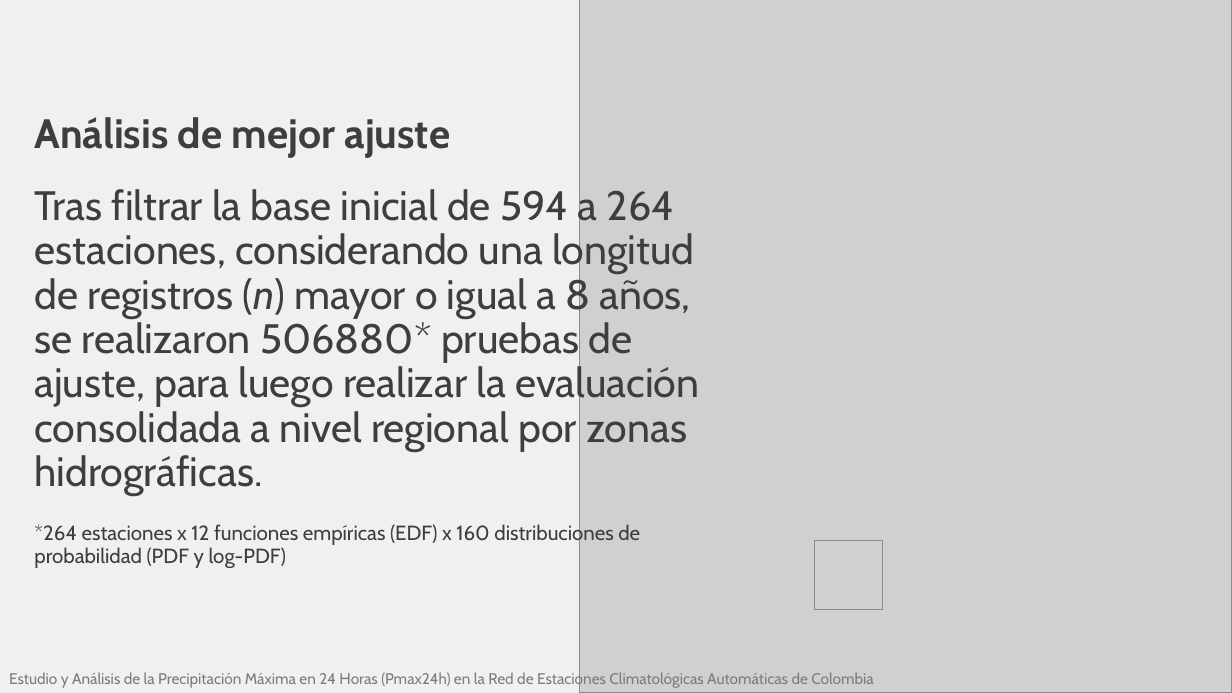
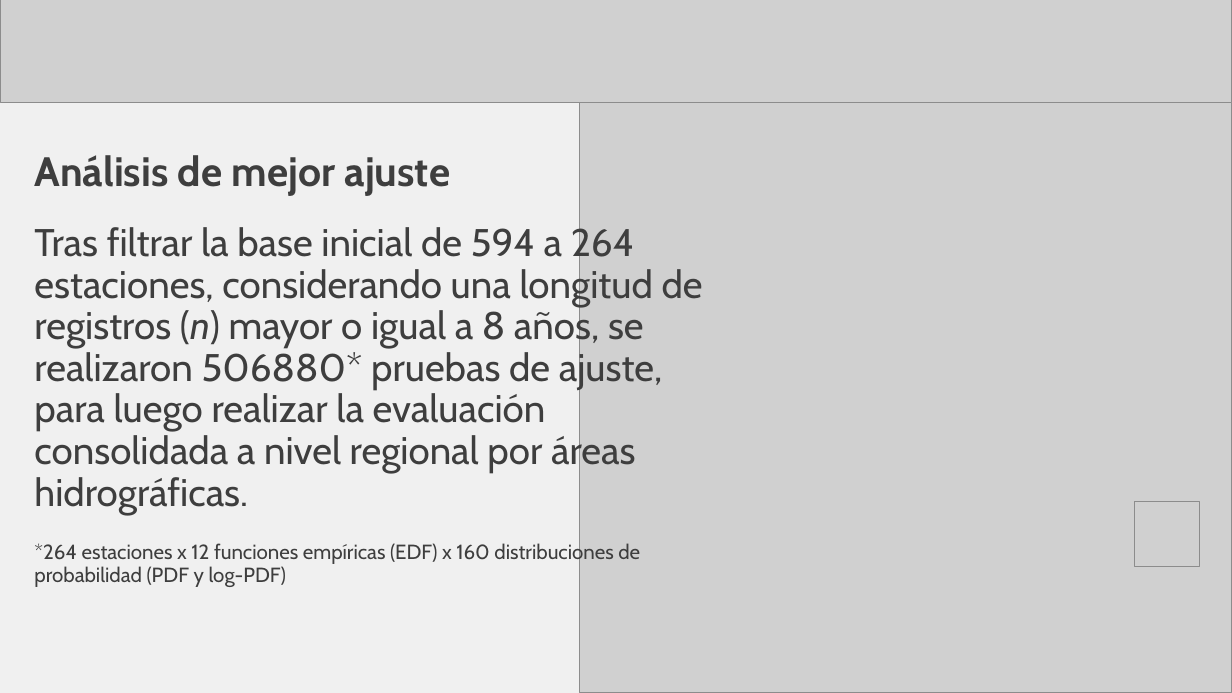
Before and after one commit to rcfdtools/R.HydroTools, a slide deck: slide 8 of tool/PMP/file/report/SCI_XXVI_SNHH26_Presentacion_PMax24HAutomColombia_v1.pptx. Drawn at 1232x693 pixels with LibreOffice and Linux fonts; fonts in the diff are those of the drawing; grey boxes stand for pictures. Boxes give left, top, right and bottom in pixels: in the first picture for what was removed or moved away, otherwise in the second. Text is boxed around its words. In the diff, an @@ line names an element or a change of style, - is before the commit and + after.

```diff
--- a/tool/PMP/file/report/SCI_XXVI_SNHH26_Presentacion_PMax24HAutomColombia_v1.pptx
+++ b/tool/PMP/file/report/SCI_XXVI_SNHH26_Presentacion_PMax24HAutomColombia_v1.pptx
@@ picture added at bbox=[0, 0, 1232, 103] @@
@@ title at bbox=[34, 155, 703, 587]: text changed; size 32 to 30 pt @@
-Análisis de mejor ajuste
-Tras filtrar la base inicial de 594 a 264 estaciones, considerando una longitud de registros (n) mayor o igual a 8 años, se realizaron 506880* pruebas de ajuste, para luego realizar la evaluación consolidada a nivel regional por zonas hidrográficas.
-*264 estaciones x 12 funciones empíricas (EDF) x 160 distribuciones de probabilidad (PDF y log-PDF)
+Análisis de mejor ajuste
+Tras filtrar la base inicial de 594 a 264 estaciones, considerando una longitud de registros (n) mayor o igual a 8 años, se realizaron 506880* pruebas de ajuste, para luego realizar la evaluación consolidada a nivel regional por áreas hidrográficas.
+*264 estaciones x 12 funciones empíricas (EDF) x 160 distribuciones de probabilidad (PDF y log-PDF)
@@ picture: place and size @@
-picture at bbox=[814, 541, 883, 609]
+picture at bbox=[1135, 502, 1200, 567]
@@ text removed at bbox=[9, 671, 873, 689] @@
-Estudio y Análisis de la Precipitación Máxima en 24 Horas (Pmax24h) en la Red de Estaciones Climatológicas Automáticas de Colombia
```
Also in this commit, not shown: 12 other slides changed, 13 slides added, 3 slides removed, 3 other files.
